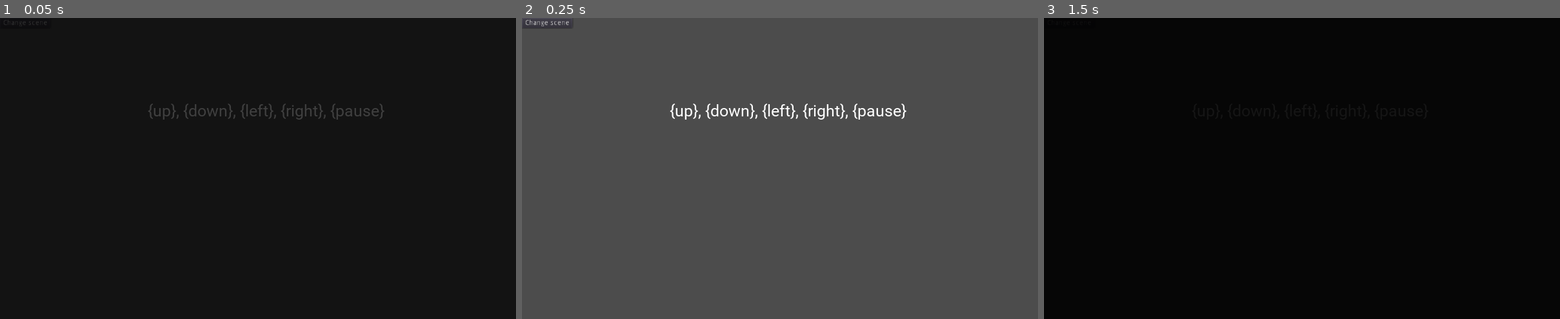
Above: before the commit, frames 1-3 (left to right).
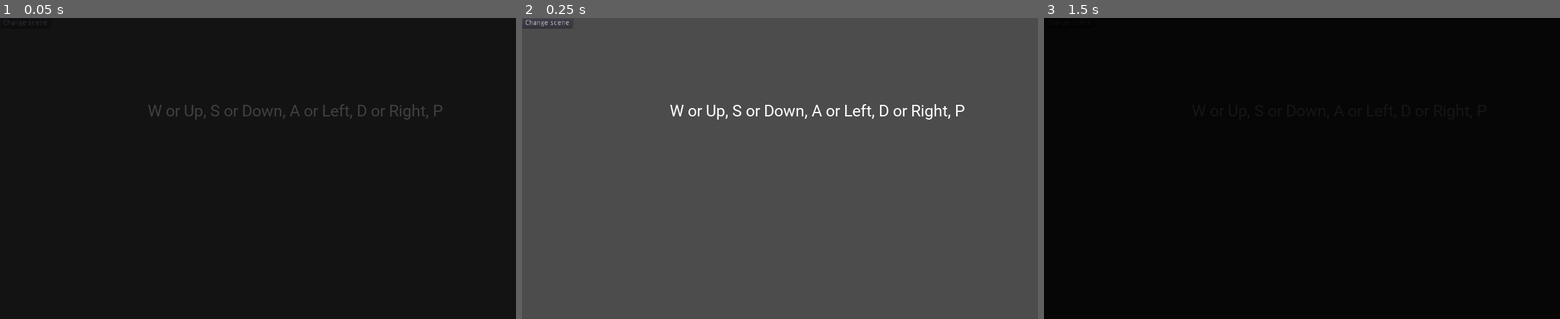
Above: after the commit, the same moments.

Repository: SuddenlyNothing/mini-jam-118-vampires
Game: Godot game, scene res://scenes/Demo.tscn
Same seed, same stepped clock (60 frames per second), same inputs: the game is played once before the commit and once after it. Sound files missing from this copy of the repository are replaced by a short silence.
Inputs:
- Up to frame 1 (0.05 s): no input
- Up to frame 2 (0.25 s): no input
- Up to frame 3 (1.5 s): click "Change scene" at 0.5 s; click "Change scene" at 1.25 s

The runs differ from the first frame. In frame 1, 0.7% of the frame differs, in the area x 28-86%, y 28-34%; in frame 2, 1.1%; in frame 3, less than 0.1%.

Commit message:
Change theme reference file name

Diff:
--- a/game/options/options_ui/Paneled.tscn
+++ b/game/options/options_ui/Paneled.tscn
@@ -4,7 +4,7 @@
 [ext_resource path="res://options/SettingsPanels.tscn" type="PackedScene" id=2]
 [ext_resource path="res://utils/AnimatedButton.tscn" type="PackedScene" id=3]
 [ext_resource path="res://assets/themes/paneled_settings.tres" type="Theme" id=4]
-[ext_resource path="res://assets/themes/PaneledSelect.tres" type="Theme" id=5]
+[ext_resource path="res://assets/themes/paneled_select.tres" type="Theme" id=5]
 [ext_resource path="res://options/options_ui/Paneled.gd" type="Script" id=6]
 [ext_resource path="res://assets/sfx/button_pressed.wav" type="AudioStream" id=7]
 
